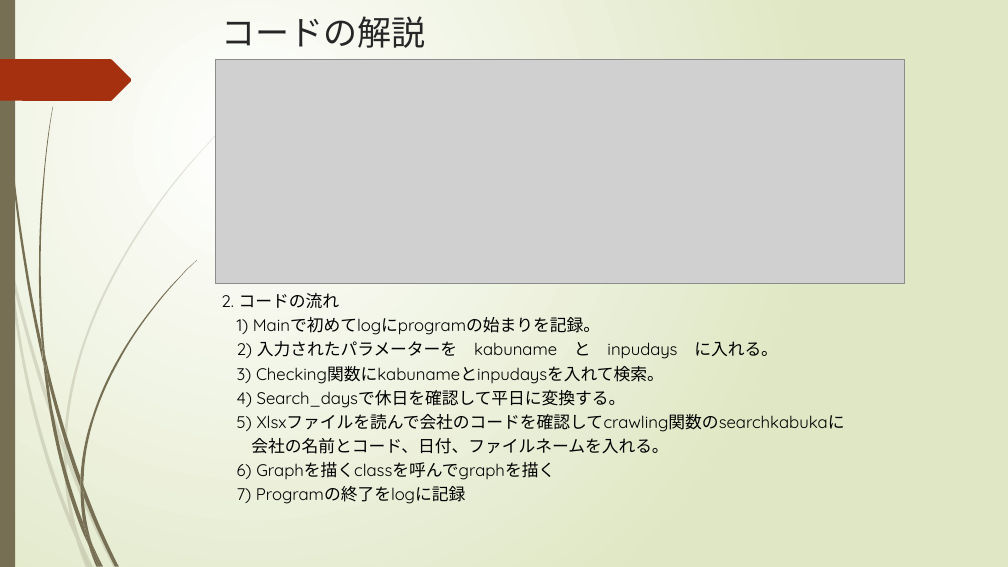
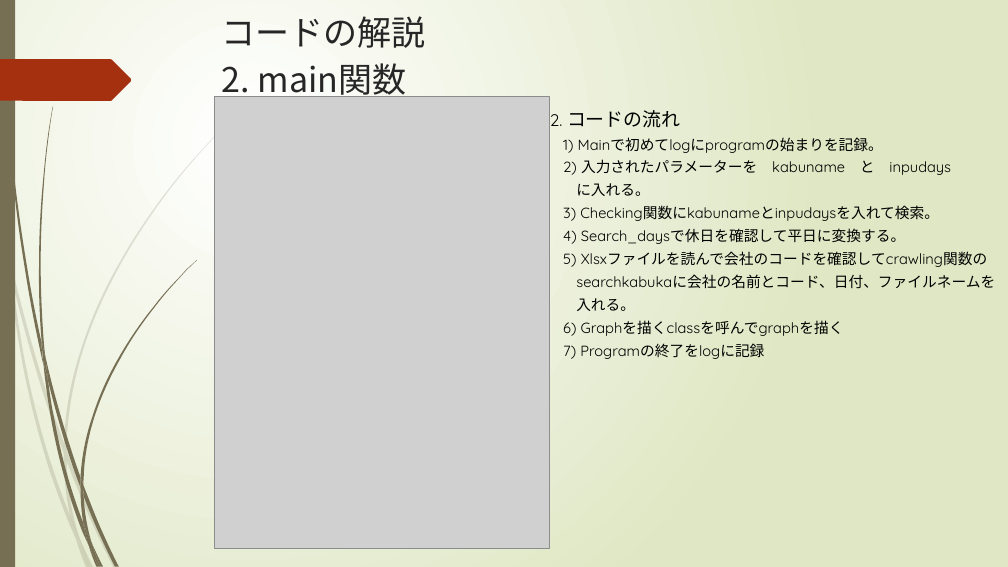
Before and after one commit to SangWooChun714/mirineglobal, a slide deck: slide 9 of crawlingコード解説.pptx. Drawn at 1008x567 pixels with LibreOffice and Linux fonts; fonts in the diff are those of the drawing; grey boxes stand for pictures. Boxes give left, top, right and bottom in pixels: in the first picture for what was removed or moved away, otherwise in the second. Text is boxed around its words. In the diff, an @@ line names an element or a change of style, - is before the commit and + after.

```diff
--- a/crawlingコード解説.pptx
+++ b/crawlingコード解説.pptx
@@ title at (222, 16, 426, 101): text changed @@
-コードの解説
+コードの解説
+2. main関数
@@ picture removed at (216, 60, 904, 284) @@
@@ picture added at (214, 97, 550, 548) @@
@@ text at (550, 110, 995, 359): text changed; size 16 to 14 pt @@
-2. コードの流れ
-1) Mainで初めてlogにprogramの始まりを記録。
-2) 入力されたパラメーターを kabuname と inpudays に入れる。
-3) Checking関数にkabunameとinpudaysを入れて検索。
-4) Search_daysで休日を確認して平日に変換する。
-5) Xlsxファイルを読んで会社のコードを確認してcrawling関数のsearchkabukaに
-会社の名前とコード、日付、ファイルネームを入れる。
-6) Graphを描くclassを呼んでgraphを描く
-7) Programの終了をlogに記録
+2. コードの流れ
+1) Mainで初めてlogにprogramの始まりを記録。
+2) 入力されたパラメーターを kabuname と inpudays
+に入れる。
+3) Checking関数にkabunameとinpudaysを入れて検索。
+4) Search_daysで休日を確認して平日に変換する。
+5) Xlsxファイルを読んで会社のコードを確認してcrawling関数の
+searchkabukaに会社の名前とコード、日付、ファイルネームを
+入れる。
+6) Graphを描くclassを呼んでgraphを描く
+7) Programの終了をlogに記録
```
Also in this commit, not shown: 6 other slides changed, 6 slides added, 12 other files.
